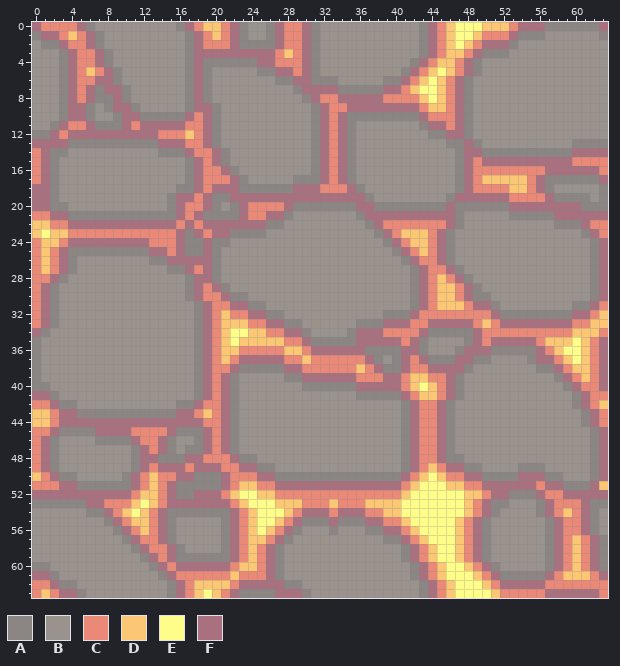
Two states of a pixel-art file, Underwater_explore/art/lava.aseprite. This is how it looked before the edit.
64x64 pixels, 1 frame.
Visible layers, top first: "Layer 2", "Layer 1".
Palette (. is transparent): A #8b8683  B #9a938d  C #eb8978  D #fbc774  E #fffd8a  F #a9717f
Pixels before, first column x 0:
 0 FCCCCFABBBBBBBBBAFCDDCFABBAFCCFABBBBBBBBBBBAFCDEEEDDDCFFFAAAAAAF
 1 AFFCDCFABBBBBBBBBAFCDCFABBAFCCFABBBBBBBBBBBAFCDEEDCCCFAAABBBBBBA
 2 BAAFCCFABBBBBBBBBAFCCCFAAAAFCCFABBBBBBBBBBBAFCDEDCFFFABBBBBBBBBB
 3 BBBAFCCFABBBBBBBBAFFFFFFFFFCDCFABBBBBBBBBBBAFCDDCFAAABBBBBBBBBBB
 4 BBBAFCCFABBBBBBBBAFAAAAAAFFCCCFABBBBBBBBBBAFCDDCFABBBBBBBBBBBBBB
 5 BBBAFCDCFABBBBBBBAFABBBBBAAFFCFABBBBBBBBBAFCDEDCFABBBBBBBBBBBBBB
 6 BBBAFCCFFABBBBBBBAFABBBBBBBAAFFAAABBBBBAAFCDEDCFABBBBBBBBBBBBBBB
 7 BBBAFCFAFFABBBBBBAFABBBBBBBBBAFFFFAAAAAFFCDEEDCFABBBBBBBBBBBBBBB
 8 BBBAFCFAAFABBBBBBAFABBBBBBBBBBAFCCFFFFFCCCCDEDCFABBBBBBBBBBBBBBB
 9 BBBAFFABAFFABBBBBAFFABBBBBBBBBBAFCCFFFFFFFFCDDCFABBBBBBBBBBBBBBB
10 BBBAFFABBAFFAAAAAFCFABBBBBBBBBBAFCFAAAAAAAAFCCCFABBBBBBBBBBBBBBB
11 BBAFCCFAAAFCFFFFFCCFABBBBBBBBBBAFCFABBBBBBBAFFCFABBBBBBBBBBBBBBB
12 AAFCFFFFFFFFFFCCCDCFABBBBBBBBBBAFCFABBBBBBBBAAFFABBBBBBBBBBBBBBB
13 FFFFAAAAAAAAAAFFFCCFABBBBBBBBBBAFCFABBBBBBBBBBAAFABBBBBBBBBBAAAA
14 CFAABBBBBBBBBBAAAFCCFABBBBBBBBBAFCFABBBBBBBBBBBAFFAAAAAAAAAAFFFF
15 CFABBBBBBBBBBBBBBAFCFABBBBBBBBBAFCFABBBBBBBBBBBAFCFFFFFFFFFFCCCC
16 CFABBBBBBBBBBBBBBAFCCFABBBBBBBBAFCFABBBBBBBBBBBAFCCCCCCCCFFFFFFC
17 CFABBBBBBBBBBBBBBAFCCCFABBBBBAAAFCFABBBBBBBBBBBAFCDDDDDCFAAAAAAF
18 FFABBBBBBBBBBBBBAAFCFFFAAAAAAFFFCCCFABBBBBBBBBBAFCCCCDDCFABBBBBA
19 FFABBBBBBBBBBBBAFFCFAAFFFFFFFFFFFFFFFABBBBBBBBAFFFFFFCCCCFAAAABA
20 FFAABBBBBBBBBBBAFCCFABAFCCCCFAAAAAAAFFAAAAAAAAFAAAAAAFFFFFFFFAAA
21 CCFFAAAAAAAAAAAAFCFAAAAFCCFFABBBBBBBAFFFFFFFFFFABBBBBAAAAAFFFFFF
22 DDCCFFFFFFFFFFFFCFCFFFFFFFAABBBBBBBBBAFCCCCCCCFABBBBBBBBBBAAAFCC
23 DEDDCCCCCCCCCCCCFAFCFFAAAABBBBBBBBBBBBAFCDDDCFABBBBBBBBBBBBBBAFC
24 CDDCFFFFFFFFFCCCFAAFAABBBBBBBBBBBBBBBBBAFCDDCFABBBBBBBBBBBBBBBAF
25 CDCFAAAAAAAAAFFCFAAFABBBBBBBBBBBBBBBBBBBAFCDCFABBBBBBBBBBBBBBBAF
26 CDCFABBBBBBBBAAFFFFFABBBBBBBBBBBBBBBBBBBBAFCCFABBBBBBBBBBBBBBBAF
27 CDCFABBBBBBBBBBAAFCFABBBBBBBBBBBBBBBBBBBBBAFCCFABBBBBBBBBBBBBBAF
28 CCFABBBBBBBBBBBBBAFFABBBBBBBBBBBBBBBBBBBBBAFCDCFABBBBBBBBBBBBBAF
29 CFABBBBBBBBBBBBBBAFCFABBBBBBBBBBBBBBBBBBBBAFCDDCFABBBBBBBBBBBBAF
30 CFABBBBBBBBBBBBBBAFCCFAABBBBBBBBBBBBBBBBBBAFCDDCFAABBBBBBBBBBBAF
31 CFABBBBBBBBBBBBBBBAFCCFFAABBBBBBBBBBBBBBBBAFCDDDCFFABBBBBBBBAAFC
32 CFABBBBBBBBBBBBBBBAFCDCCFFAABBBBBBBBBBBAAAFCCCCCCCCFAAAAAAAAFFCD
33 CFABBBBBBBBBBBBBBBAFCDDDCCFFAABBBBBBAAAFFFCCFFFFFCDCFFFFFFFFCCDD
34 FABBBBBBBBBBBBBBBBAFCDEEDDCCFFABBBBAFFFCCCCFAAAAAFCCCCCCCCCCDDDC
35 ABBBBBBBBBBBBBBBBBAFCDEDDDDDCCFAAAAAFFFFFCFABBBBAFCFFFFFCDDDEDCF
36 ABBBBBBBBBBBBBBBBBAFCDDCCCCCDDCFFFFFFAAAAFFABBBAFFFAAAAAFCDEEDCF
37 ABBBBBBBBBBBBBBBBBAFCDCFFFFFCCDCCCCCCFABAFCFAAAFFAABBBBAFFCDEDCF
38 ABBBBBBBBBBBBBBBBBAFCCFAAAAAFFCCCCCCDCFAAFCCFFFFABBBBBBBAAFCDDCF
39 ABBBBBBBBBBBBBBBBBAFCFABBBBBAAFFFFFFCCCFFCDDCCFABBBBBBBBBBAFCDCF
40 AABBBBBBBBBBBBBBBBAFCFABBBBBBBAAAAAAFFFFFCDEDCFABBBBBBBBBBBAFCCF
41 FFABBBBBBBBBBBBBBBAFCFABBBBBBBBBBBBBAAAAAFCDDCFABBBBBBBBBBBBAFCC
42 CCFAABBBBBBBBBBBAAFCCFABBBBBBBBBBBBBBBBBBAFCCFABBBBBBBBBBBBBAFCD
43 DDCFFAAAAAAAAAAAFFCDCFABBBBBBBBBBBBBBBBBBAFCCFABBBBBBBBBBBBBBAFC
44 DDCFFFFFFFFFFFFFFFFCCFABBBBBBBBBBBBBBBBBBAFCCFABBBBBBBBBBBBBBAFC
45 CCFAAAAFFFFCCCCFAAAFCFABBBBBBBBBBBBBBBBBBAFCCFABBBBBBBBBBBBBBBAF
46 CFABBBBAAAAFCCFABBAFCFABBBBBBBBBBBBBBBBBBAFCCFABBBBBBBBBBBBBBBAF
47 CFABBBBBBBBAFCFABAAFCFABBBBBBBBBBBBBBBBBBAFCCFABBBBBBBBBBBBBBBAF
48 CFABBBBBBBBAFFAAAFFCCCFAABBBBBBBBBBBBBBBBAFCCFAABBBBBBBBBBBBBBAF
49 CFABBBBBBBBAFCFFFCFFFCCFFAABBBBBBBBBBBBBBAFCDCFFAABBBBAAABBBBBAF
50 DCFAABBBBBAFCDCCFFAAAFCCCFFAAAAAAAAAAAAAAFCDEDCCFFAAAAFFFAABBBAF
51 CCCFFAAAAAAFCDCFAAAAAFCDDCCFFFFFFFFFFFFFFCDEEEDDCCFFFFFFCFFAAAFD
52 FFFFFFFFFFFCDDCFAAFFFCDEEDDCCCCCCCCCCCCCCDEEEEEEDDCFFAAAFCCFFFFF
53 AAAAAAFFCCCDEDCFFFFFFFCDEEEDDDCCCDCCCDDDDEEEEEEEDCFAABBBAFCCCFAA
54 BBBBBBAAFCDEDCFAAAAAAAFCDEEEDCFFFCFFFCCDDEEEEEEEDCFABBBBAFCDCFAB
55 BBBBBBBBAFCDDCFABBBBBAFCDEEDCFAAAFAAAFFCCDEEEEEDCFABBBBBBAFCCFAB
56 BBBBBBBBBAFCDCFABBBBBAFCDEDCFABBBABBBAAFFCDEEEEDCFABBBBBBAFCCFAB
57 BBBBBBBBBBAFCCFABBBBBAFCDDCFABBBBBBBBBBAAFCDEEEDCFABBBBBBAFCDCFA
58 BBBBBBBBBBBAFCCFABBBBAFCDCFABBBBBBBBBBBBBAFCDEEDCFABBBBBBAFCDCFA
59 BBBBBBBBBBBBAFCFAAAAAAFCDCFABBBBBBBBBBBBBAFCDEEDCFABBBBBBAFCDCFA
60 AABBBBBBBBBBBAFCFFFFFFCDDCFABBBBBBBBBBBBBBAFCDEEDCFABBBBBAFCDCFA
61 FFABBBBBBBBBBBAFCCCCCCDCCCFABBBBBBBBBBBBBBAFCDEEEDCFAAAAAFCDDDCF
62 CCFAABBBBBBBBBBAFCDDDDCFFFFFAABBBBBBBBBBBBBAFCDEEEDCFFFFFCCCCCCC
63 CDCFFABBBBBBBBBAFCDEDCFAAAAFFFABBBBBBBBBBBBAFCDEEEEDCCCCCFFFFFFC
And afterwards:
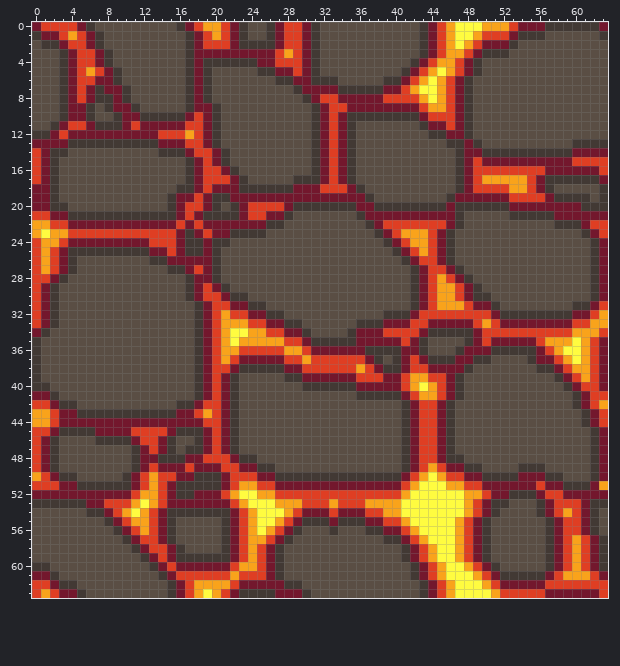
Difference:
layer "Layer 2" removed
Colour A changes from #8b8683 to #423934.
Colour B changes from #9a938d to #5a4e44.
Colour C changes from #eb8978 to #df3e23.
Colour D changes from #fbc774 to #f9a31b.
Colour E changes from #fffd8a to #fffc40.
Colour F changes from #a9717f to #73172d.
Pixel boxes of the changes (left, top, right, bottom) in both pictures:
changed: (32, 22, 608, 598)
